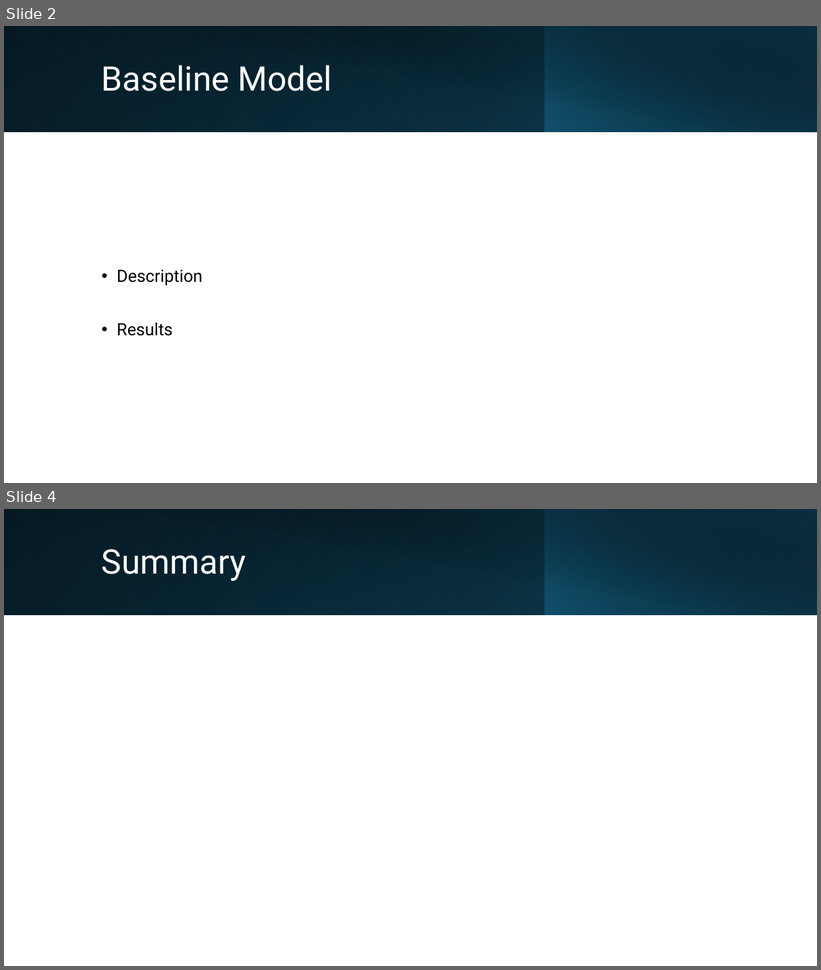
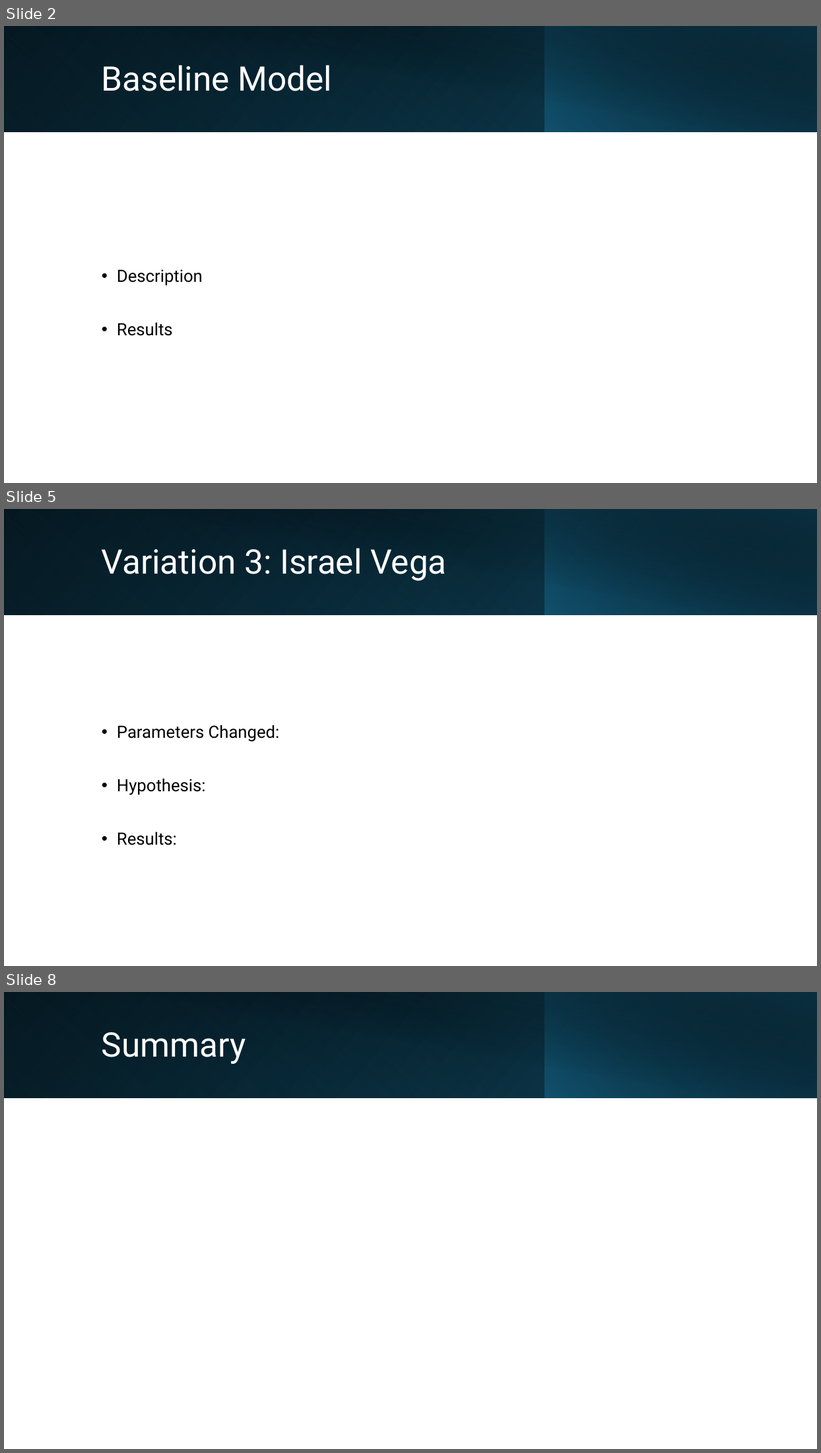
Before and after one commit to elliotmai/IN501-Unit-9-Assignment, a slide deck: IN501_Mai_Robinson_Samos_Turner_Vega_Unit9_Assignment.pptx. Shown one above the other, each under a label of ours: slides 2 and 4 before the commit, slides 2, 5 and 8 after it; the slides between them are not shown. The pictures are 821x970 and 821x1453 pixels, drawn with LibreOffice and Linux fonts; fonts in the diff are those of the drawing. Boxes give left, top, right and bottom in pixels: in the first picture for what was removed or moved away, otherwise in the second. Text is boxed around its words. In the diff, an @@ line names an element or a change of style, - is before the commit and + after.

```diff
--- a/IN501_Mai_Robinson_Samos_Turner_Vega_Unit9_Assignment.pptx
+++ b/IN501_Mai_Robinson_Samos_Turner_Vega_Unit9_Assignment.pptx
@@ slide 5 added at [4, 509, 817, 966], background #FFFFFF @@
@@ rectangle added at [4, 509, 817, 615], fill gradient #000000 to #104862 @@
@@ rectangle added at [4, 509, 546, 615], fill gradient #156082 to #0B3041 @@
@@ rectangle added at [34, 509, 817, 616], fill gradient #000000 to #0B3041 @@
@@ rectangle added at [545, 509, 817, 615], fill gradient #156082 to #000000 @@
@@ title added at [102, 548, 446, 581], 40 pt, text #FFFFFF @@
+Variation 3: Israel Vega
@@ text added at [117, 725, 280, 846], 20 pt, text #000000 @@
+• Parameters Changed:
+• Hypothesis:
+• Results:
@@ what was slide 4 is now slide 8 @@
```
Also in this commit, not shown: 1 slide changed, 3 other slides added, 3 other files.
